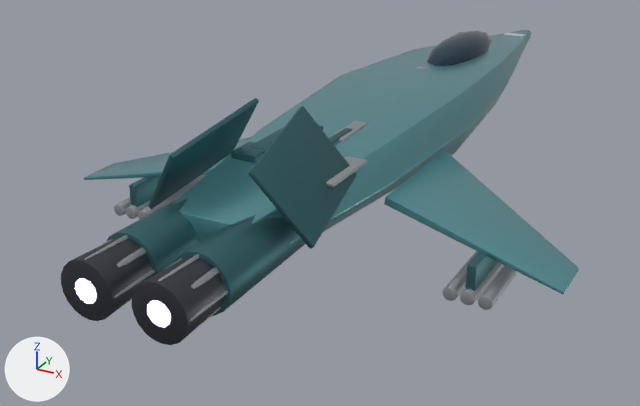
An edit to the glTF model assets/models/ship_raptor.glb, drawn before and after from the same camera.
Before and after are seen from a 50 mm camera at (6.42, -15.33, 5.29) aimed at (-0.86, -2.1, -1.33). The lights are fixed; the arrows at lower left show +X, +Y and +Z. The picture after the commit comes second. Vertices at exactly the same position are counted once.

Before the edit, the objects in view are built like this:
```python
mat_canopy_glass = principled_material('canopy_glass')
mat_canopy_glass.base_color = (0.02, 0.05, 0.08)  # dark blue #273f50
mat_canopy_glass.metallic = 0.4
mat_canopy_glass.roughness = 0.08
mat_gunmetal = principled_material('gunmetal')
mat_gunmetal.base_color = (0.08, 0.085, 0.1)  # dark grey #505259
mat_gunmetal.metallic = 0.9
mat_gunmetal.roughness = 0.45
mat_panel_grey = principled_material('panel_grey')
mat_panel_grey.base_color = (0.42, 0.44, 0.47)  # grey #adb1b6
mat_panel_grey.metallic = 0.85
mat_panel_grey.roughness = 0.55
mat_raptor_hull = principled_material('raptor_hull')
mat_raptor_hull.base_color = (0.13, 0.38, 0.42)  # cyan #65a6ad
mat_raptor_hull.metallic = 0.75
mat_raptor_hull.roughness = 0.38
mat_raptor_hull.coat_weight = 0.4
mat_raptor_hull.coat_roughness = 0.12
mat_raptor_hull2 = principled_material('raptor_hull2')
mat_raptor_hull2.base_color = (0.0585, 0.171, 0.189)  # dark cyan #447378
mat_raptor_hull2.metallic = 0.8
me_hullm = bpy.data.meshes.new('hullm')
me_hullm.from_pydata(...)  # 4375 vertices, 8510 faces; spans x -4.3..4.3, y -8.5..7.8, z -1.0..1.5
# faces by material slot: [532, 184, 1236, 1724, 3518, 660, 656]
me_hullm.materials.append(mat_raptor_hull)  # cyan #65a6ad
me_hullm.materials.append(mat_canopy_glass)  # dark blue #273f50
me_hullm.materials.append(mat_raptor_acc)  # white #f6f7f9
me_hullm.materials.append(mat_raptor_hull2)  # dark cyan #447378
me_hullm.materials.append(mat_panel_grey)  # grey #adb1b6
me_hullm.materials.append(mat_gunmetal)  # dark grey #505259
me_hullm.materials.append(mat_raptor_engine)  # black #272727, glowing purple #c4a0ff
ob_shipraptor = bpy.data.objects.new('ShipRaptor', me_hullm)
ob_shipraptor.location = (0.0, 0.0, 0.0)
```
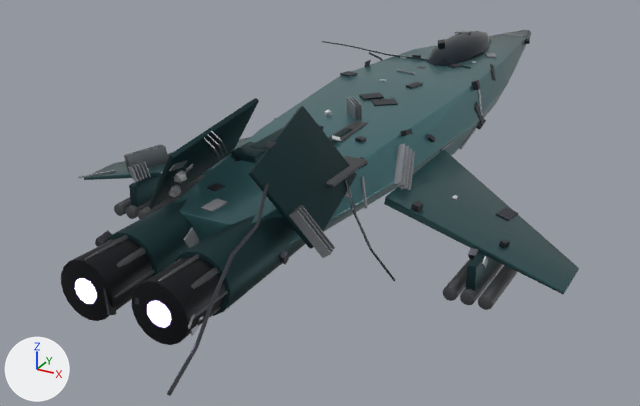
Diff of the bpy script that builds the scene:
```diff
--- a/assets/models/ship_raptor.glb.py
+++ b/assets/models/ship_raptor.glb.py
@@ mat_raptor_hull @@
 n0 = _N.new('ShaderNodeBsdfPrincipled'); n0.name = 'Principled BSDF'
-n0.inputs[0].default_value = (0.13, 0.38, 0.42, 1.0)  # 'Base Color', cyan #65a6ad
 n0.inputs[1].default_value = 0.75  # 'Metallic'
@@ mat_raptor_hull @@
 n1 = _N.new('ShaderNodeOutputMaterial'); n1.name = 'Material Output'
+n2 = _N.new('ShaderNodeMix'); n2.name = 'Mix'
+n2.data_type = 'RGBA'
+n2.blend_type = 'MULTIPLY'
+n2.inputs[0].default_value = 1.0  # 'Factor'
+n2.inputs[7].default_value = (0.13, 0.38, 0.42, 1.0)  # 'B', cyan #65a6ad
+n3 = _N.new('ShaderNodeVertexColor'); n3.name = 'Color Attribute'
 _L.new(n0.outputs[0], n1.inputs[0])  # 'BSDF' to 'Surface'
+_L.new(n2.outputs[2], n0.inputs[0])  # 'Result' to 'Base Color'
+_L.new(n3.outputs[0], n2.inputs[6])  # 'Color' to 'A'
@@ mat_canopy_glass @@
 n0 = _N.new('ShaderNodeBsdfPrincipled'); n0.name = 'Principled BSDF'
-n0.inputs[0].default_value = (0.02, 0.05, 0.08, 1.0)  # 'Base Color', dark blue #273f50
 n0.inputs[1].default_value = 0.4  # 'Metallic'
@@ mat_canopy_glass @@
 n1 = _N.new('ShaderNodeOutputMaterial'); n1.name = 'Material Output'
+n2 = _N.new('ShaderNodeMix'); n2.name = 'Mix'
+n2.data_type = 'RGBA'
+n2.blend_type = 'MULTIPLY'
+n2.inputs[0].default_value = 1.0  # 'Factor'
+n2.inputs[7].default_value = (0.02, 0.05, 0.08, 1.0)  # 'B', dark blue #273f50
+n3 = _N.new('ShaderNodeVertexColor'); n3.name = 'Color Attribute'
 _L.new(n0.outputs[0], n1.inputs[0])  # 'BSDF' to 'Surface'
+_L.new(n2.outputs[2], n0.inputs[0])  # 'Result' to 'Base Color'
+_L.new(n3.outputs[0], n2.inputs[6])  # 'Color' to 'A'
@@ mat_raptor_hull2 @@
 n0 = _N.new('ShaderNodeBsdfPrincipled'); n0.name = 'Principled BSDF'
-n0.inputs[0].default_value = (0.0585, 0.171, 0.189, 1.0)  # 'Base Color', dark cyan #447378
 n0.inputs[1].default_value = 0.8  # 'Metallic'
 n1 = _N.new('ShaderNodeOutputMaterial'); n1.name = 'Material Output'
+n2 = _N.new('ShaderNodeMix'); n2.name = 'Mix'
+n2.data_type = 'RGBA'
+n2.blend_type = 'MULTIPLY'
+n2.inputs[0].default_value = 1.0  # 'Factor'
+n2.inputs[7].default_value = (0.0585, 0.171, 0.189, 1.0)  # 'B', dark cyan #447378
+n3 = _N.new('ShaderNodeVertexColor'); n3.name = 'Color Attribute'
 _L.new(n0.outputs[0], n1.inputs[0])  # 'BSDF' to 'Surface'
+_L.new(n2.outputs[2], n0.inputs[0])  # 'Result' to 'Base Color'
+_L.new(n3.outputs[0], n2.inputs[6])  # 'Color' to 'A'
@@ mat_panel_grey @@
 n0 = _N.new('ShaderNodeBsdfPrincipled'); n0.name = 'Principled BSDF'
-n0.inputs[0].default_value = (0.42, 0.44, 0.47, 1.0)  # 'Base Color', grey #adb1b6
 n0.inputs[1].default_value = 0.85  # 'Metallic'
@@ mat_panel_grey @@
 n1 = _N.new('ShaderNodeOutputMaterial'); n1.name = 'Material Output'
+n2 = _N.new('ShaderNodeMix'); n2.name = 'Mix'
+n2.data_type = 'RGBA'
+n2.blend_type = 'MULTIPLY'
+n2.inputs[0].default_value = 1.0  # 'Factor'
+n2.inputs[7].default_value = (0.42, 0.44, 0.47, 1.0)  # 'B', grey #adb1b6
+n3 = _N.new('ShaderNodeVertexColor'); n3.name = 'Color Attribute'
 _L.new(n0.outputs[0], n1.inputs[0])  # 'BSDF' to 'Surface'
+_L.new(n2.outputs[2], n0.inputs[0])  # 'Result' to 'Base Color'
+_L.new(n3.outputs[0], n2.inputs[6])  # 'Color' to 'A'
@@ mat_gunmetal @@
 n0 = _N.new('ShaderNodeBsdfPrincipled'); n0.name = 'Principled BSDF'
-n0.inputs[0].default_value = (0.08, 0.085, 0.1, 1.0)  # 'Base Color', dark grey #505259
 n0.inputs[1].default_value = 0.9  # 'Metallic'
@@ mat_gunmetal @@
 n1 = _N.new('ShaderNodeOutputMaterial'); n1.name = 'Material Output'
+n2 = _N.new('ShaderNodeMix'); n2.name = 'Mix'
+n2.data_type = 'RGBA'
+n2.blend_type = 'MULTIPLY'
+n2.inputs[0].default_value = 1.0  # 'Factor'
+n2.inputs[7].default_value = (0.08, 0.085, 0.1, 1.0)  # 'B', dark grey #505259
+n3 = _N.new('ShaderNodeVertexColor'); n3.name = 'Color Attribute'
 _L.new(n0.outputs[0], n1.inputs[0])  # 'BSDF' to 'Surface'
+_L.new(n2.outputs[2], n0.inputs[0])  # 'Result' to 'Base Color'
+_L.new(n3.outputs[0], n2.inputs[6])  # 'Color' to 'A'
@@ me_hullm @@
-me_hullm.from_pydata(...)  # 4375 vertices, 8510 faces; spans x -4.3..4.3, y -8.5..7.8, z -1.0..1.5
+me_hullm.from_pydata(...)  # 8677 vertices, 16321 faces; spans x -4.4..4.3, y -9.6..7.8, z -1.1..1.5
+# me_hullm part 1: a new loose piece, an icosphere of 20 faces spanning x -1.18..-1.0, y -6.12..-5.94, z 0.22..0.43, in mat_raptor_acc
+# me_hullm part 2: a new loose piece, an icosphere of 20 faces spanning x -0.97..-0.78, y -6.24..-6.06, z 0.53..0.74, in mat_raptor_acc
+# me_hullm part 3: 35 vertices moved within x -0.8..0.8, y -8.5..-7.7, z -0.2..0.3; 4266 vertices added at x -4.4..4.1, y -9.6..6.4, z -1.1..1.4
+# other edits to the shape of me_hullm do not show in these pictures
 me_hullm.materials.append(mat_raptor_hull)
```

Pixel boxes (x1, y1, x2, y2) of what changed, in the pictures (640 x 406 px):
'ShipRaptor', recoloured, reshaped (darker, 16% taller)
    before: (61, 30, 579, 345)
    after: (61, 30, 579, 396)
part 1 of me_hullm, added
    after: (169, 185, 181, 197)
part 2 of me_hullm, added
    after: (174, 170, 187, 183)
part 3 of me_hullm, built on (mostly hidden before)
    before: (119, 248, 146, 267)
    after: (61, 31, 530, 396)
